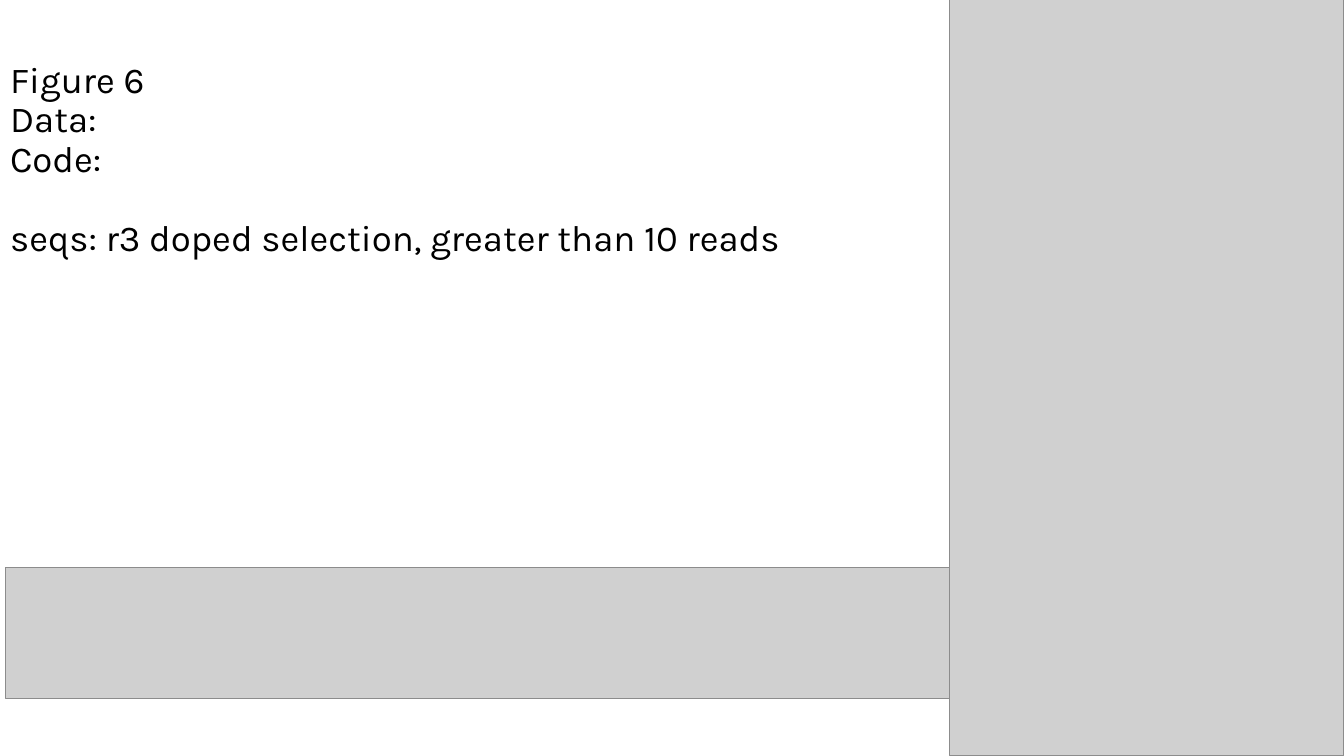
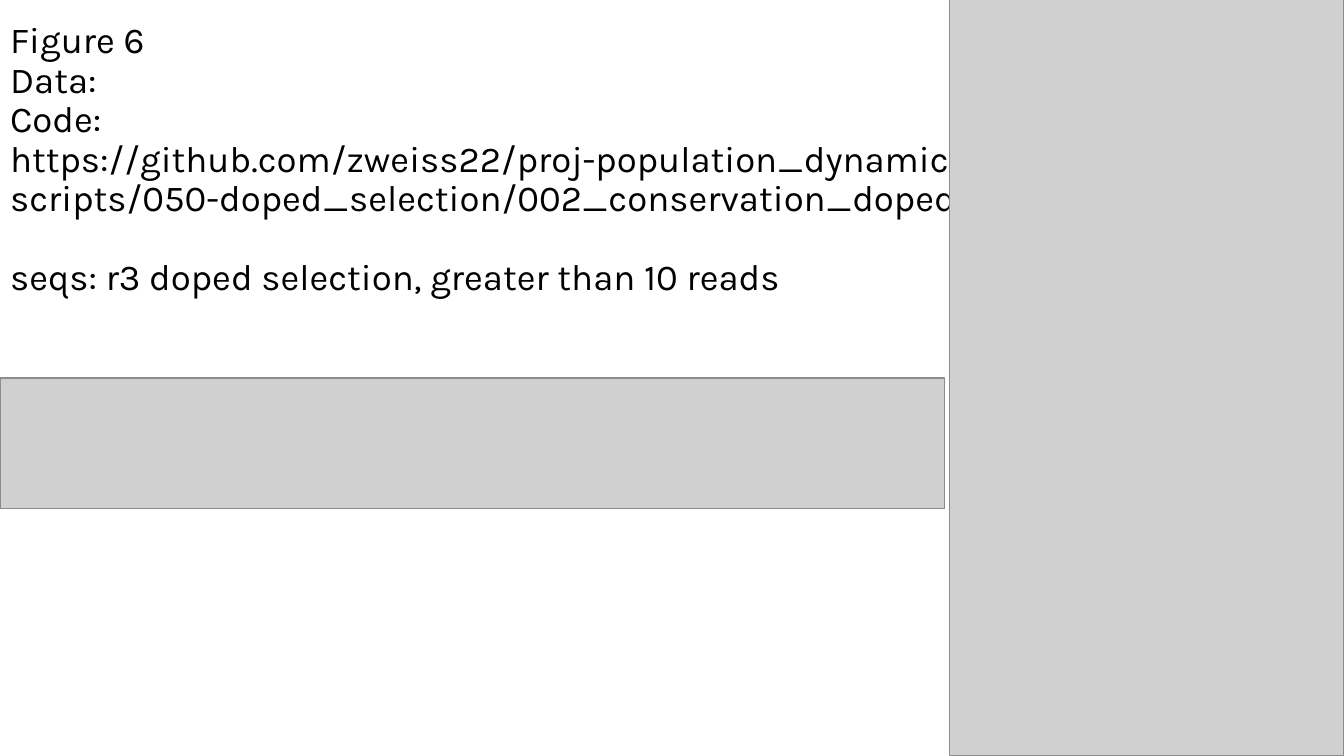
Before and after one commit to zweiss22/proj-population_dynamics_ligase, a slide deck: slide 9 of commentary_on_updates.pptx. Drawn at 1344x756 pixels with LibreOffice and Linux fonts; fonts in the diff are those of the drawing; grey boxes stand for pictures. Boxes give left, top, right and bottom in pixels: in the first picture for what was removed or moved away, otherwise in the second. Text is boxed around its words. In the diff, an @@ line names an element or a change of style, - is before the commit and + after.

```diff
--- a/commentary_on_updates.pptx
+++ b/commentary_on_updates.pptx
@@ title at <box>10,28,1302,299</box>: text changed @@
-Figure 6
-Data:
-Code:
-seqs: r3 doped selection, greater than 10 reads
+Figure 6
+Data:
+Code: https://github.com/zweiss22/proj-population_dynamics_ligase/blob/main/scripts/050-doped_selection/002_conservation_doped_slxn.py
+seqs: r3 doped selection, greater than 10 reads
@@ picture: place and size @@
-picture at <box>5,568,950,699</box>
+picture at <box>0,378,945,509</box>
```
Also in this commit, not shown: 4 other slides changed, 1 slide added.
